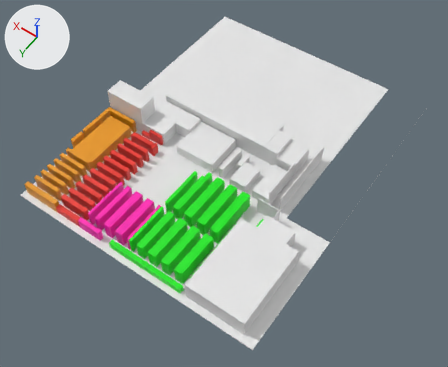
Before and after pictures for a commit that changed the Blender file plan.blend.
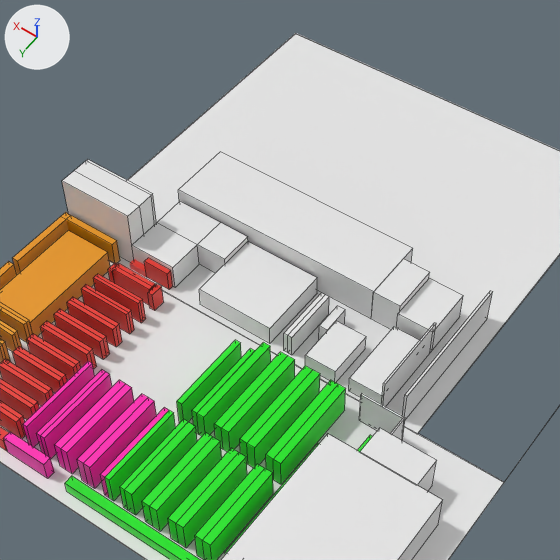
There are two pictures of each version: one whole from a 50 mm camera at (-16.4, 85.9, 79.3) aimed at (20.5, 34.2, -2.0), one close up on the part from 17% to 80% of the width and 0% to 77% of the height. Every picture has the same lights, and +X, +Y and +Z are marked at upper left. The close-ups show mesh edges as thin lines.

The first close-up shows 'Accueil réception', 'Atelier Reparation', 'Bureau magasin', 'D09', 'D17', 'Demontage machine / RST garanties / En attente accord', 'Emballage et expédition', 'Entrée clients visiteurs', 'RST direct / RST apres passage', 'Reparations', 'Sans label 01', 'Sans label 01.001', 'Sans label 01.004', 'Sans label 01.005', 'Sol', 'Toilettes'.
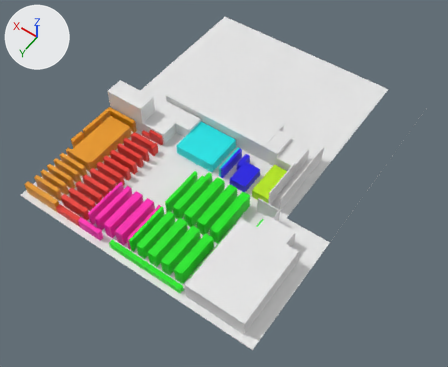
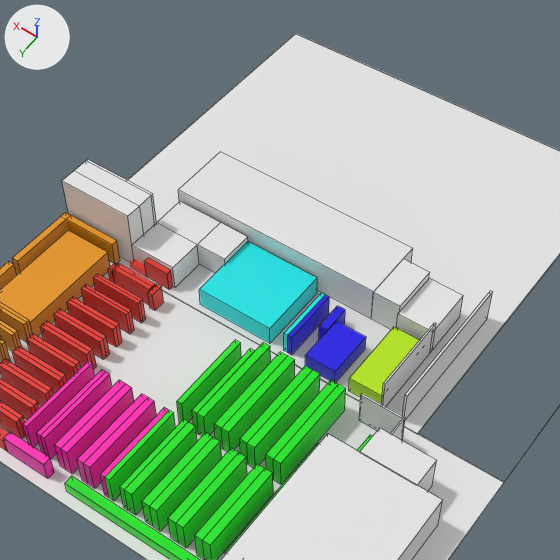
Location of each change, [x1, y1, x2, y2] in pixels of the close-ups (560 x 560 px):
```json
{"object": "Sans label 01", "change": "recoloured", "before": [199, 242, 317, 343], "after": [199, 242, 317, 343], "on screen": "white to cyan"}
{"object": "Sans label 01.005", "change": "recoloured", "before": [349, 327, 419, 404], "after": [349, 327, 419, 404], "on screen": "white to green"}
{"object": "Sans label 01.004", "change": "recoloured", "before": [305, 321, 366, 383], "after": [305, 321, 366, 383], "on screen": "white to blue"}
{"object": "Demontage machine / RST garanties / En attente accord", "change": "recoloured", "before": [288, 295, 329, 355], "after": [288, 295, 329, 355], "on screen": "grey to blue"}
{"object": "RST direct / RST apres passage", "change": "recoloured", "before": [319, 306, 345, 339], "after": [319, 306, 345, 339], "on screen": "white to blue"}
{"object": "Reparations", "change": "recoloured", "before": [284, 293, 325, 352], "after": [284, 293, 325, 352], "on screen": "white to cyan"}
```

Scene script edits in JSON lines:
```json
{"op": "add", "block": "mat_material_006", "code": ["mat_material_006 = principled_material('Material.006')", "mat_material_006.base_color = (0.475, 0.8, 0.0)  # green #b7e700"]}
{"op": "add", "block": "mat_material_005", "code": ["mat_material_005 = principled_material('Material.005')", "mat_material_005.base_color = (0.00556, 0.0, 0.8)  # blue #1100e7"]}
{"op": "add", "block": "mat_material", "code": ["mat_material = principled_material('Material')", "mat_material.base_color = (0.0, 0.781, 0.8)  # cyan #00e5e7"]}
{"block": "me_cube_079", "where": "me_cube_079.from_pydata(...)  # 8 vertices, 6 faces; spans x -1.93..1.93, y -1.77..1.77, z -0.8..0.8"}
{"op": "add", "block": "me_cube_079", "code": "me_cube_079.materials.append(mat_material)  # cyan #00e5e7"}
{"block": "me_cube_081", "where": "me_cube_081.from_pydata(...)  # 8 vertices, 6 faces; spans x -1.46..1.46, y -1.59..1.59, z -0.9..0.9"}
{"op": "add", "block": "me_cube_081", "code": "me_cube_081.materials.append(mat_material)  # cyan #00e5e7"}
{"block": "me_cube_082", "where": "me_cube_082.from_pydata(...)  # 8 vertices, 6 faces; spans x -1.22..1.22, y -1.51..1.51, z -1.14..1.14"}
{"op": "add", "block": "me_cube_082", "code": "me_cube_082.materials.append(mat_material_005)  # blue #1100e7"}
{"block": "me_cube_083", "where": "me_cube_083.from_pydata(...)  # 8 vertices, 6 faces; spans x -0.62..0.62, y -0.77..0.77, z -0.51..0.51"}
{"op": "add", "block": "me_cube_083", "code": "me_cube_083.materials.append(mat_material_005)  # blue #1100e7"}
{"block": "me_cube_084", "where": "me_cube_084.from_pydata(...)  # 8 vertices, 6 faces; spans x -0.92..0.92, y -0.9..0.9, z -0.53..0.53"}
{"op": "add", "block": "me_cube_084", "code": "me_cube_084.materials.append(mat_material_005)  # blue #1100e7"}
{"block": "me_cube_085", "where": "me_cube_085.from_pydata(...)  # 8 vertices, 6 faces; spans x -1.46..1.46, y -1.53..1.53, z -0.86..0.86"}
{"op": "add", "block": "me_cube_085", "code": "me_cube_085.materials.append(mat_material_006)  # green #b7e700"}
```
